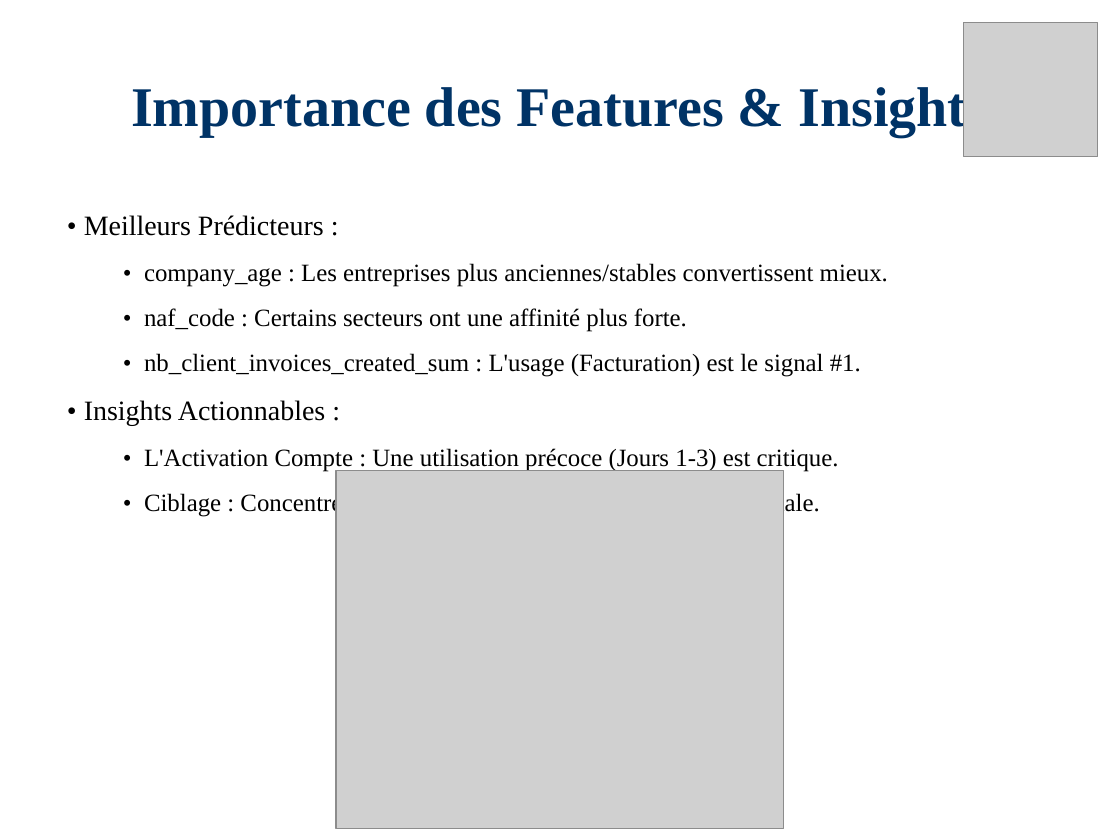
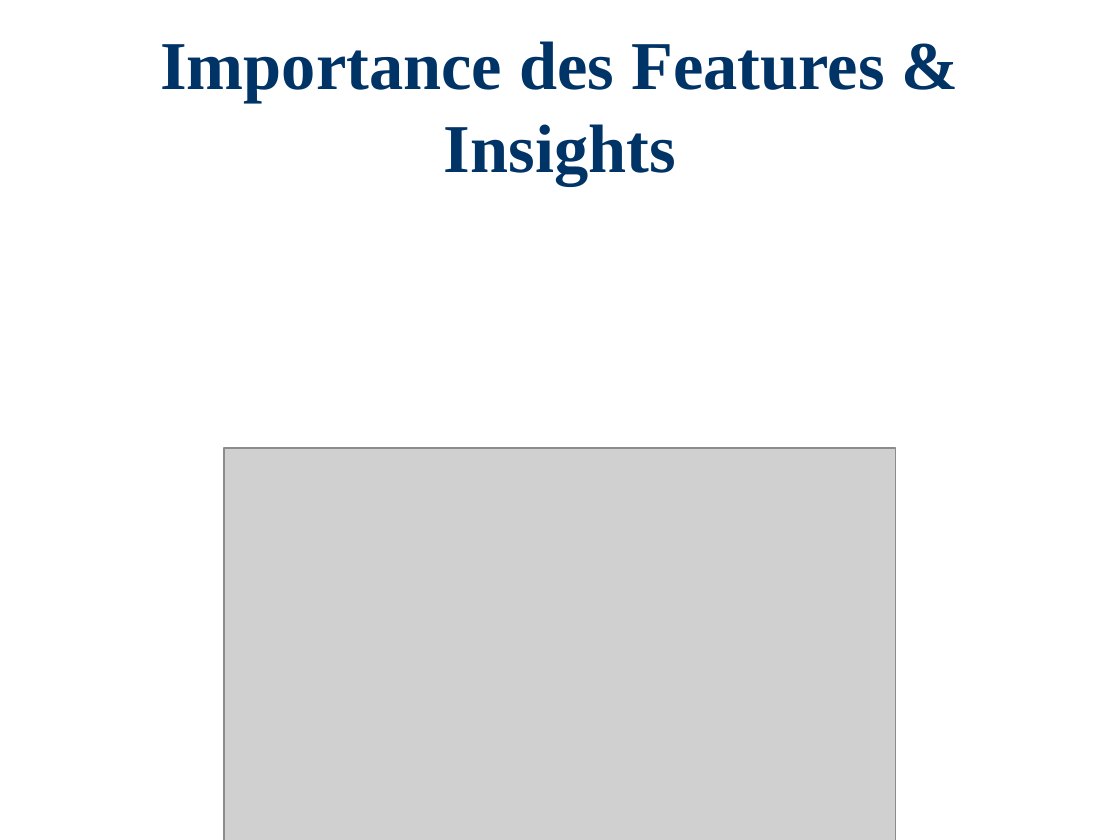
Before and after one commit to Paulino-Cristovao/churn_predictions, a slide deck: slide 7 of Presentations_Resultats_Projet.pptx. Drawn at 1120x840 pixels with LibreOffice and Linux fonts; fonts in the diff are those of the drawing; grey boxes stand for pictures. Boxes give left, top, right and bottom in pixels: in the first picture for what was removed or moved away, otherwise in the second. Text is boxed around its words. In the diff, an @@ line names an element or a change of style, - is before the commit and + after.

```diff
--- a/Presentations_Resultats_Projet.pptx
+++ b/Presentations_Resultats_Projet.pptx
@@ picture removed at <box>963,22,1098,157</box> @@
@@ title "Importance des Features & Insights" at <box>160,41,884,185</box>: size 36 to 44 pt @@
@@ text removed at <box>84,215,888,518</box> @@
-• Meilleurs Prédicteurs :
-  • company_age : Les entreprises plus anciennes/stables convertissent mieux.
-  • naf_code : Certains secteurs ont une affinité plus forte.
-  • nb_client_invoices_created_sum : L'usage (Facturation) est le signal #1.
-• Insights Actionnables :
-  • L'Activation Compte : Une utilisation précoce (Jours 1-3) est critique.
-  • Ciblage : Concentrer le CX sur les TPEs avec faible activité initiale.
@@ picture: place and size @@
-picture at <box>336,470,784,829</box>
+picture at <box>224,448,896,840</box>
```
Also in this commit, not shown: 8 other slides changed, 1 other file.
